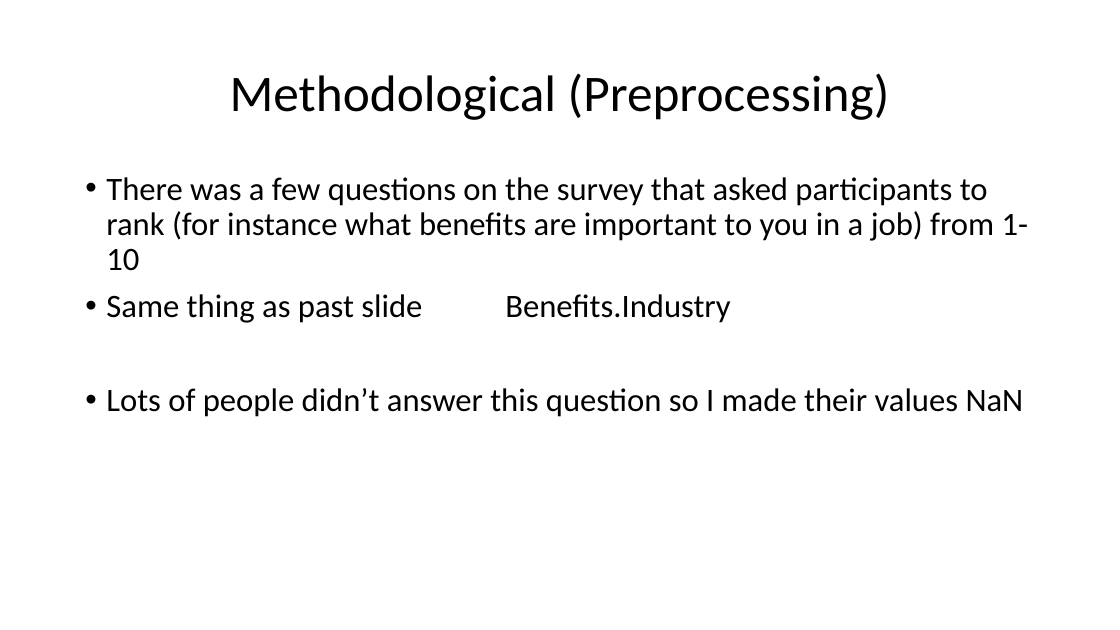
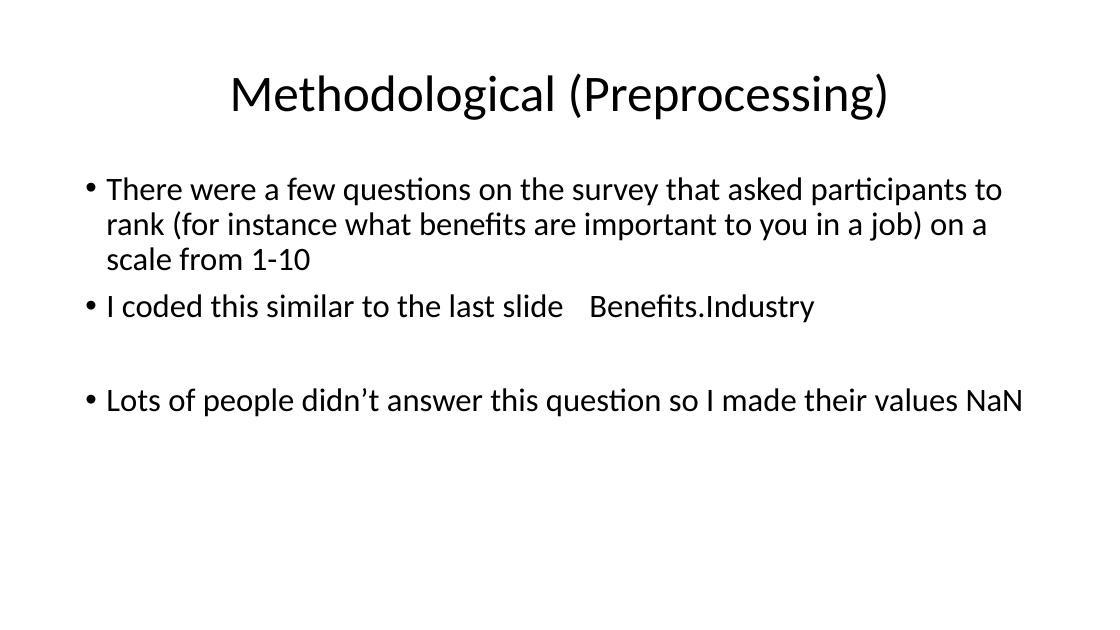
Before and after one commit to Iotaslair/DM-ML-Personal-Project, a slide deck: slide 10 of Presentation.pptx. Drawn at 1120x630 pixels with LibreOffice and Linux fonts; fonts in the diff are those of the drawing. Boxes give left, top, right and bottom in pixels: in the first picture for what was removed or moved away, otherwise in the second. Text is boxed around its words. In the diff, an @@ line names an element or a change of style, - is before the commit and + after.

Commit message:
presentation update P1 finished

```diff
--- a/Presentation.pptx
+++ b/Presentation.pptx
@@ text at box(106, 177, 1003, 323): text changed @@
-• There was a few questions on the survey that asked participants to rank (for instance what benefits are important to you in a job) from 1-10
-• Same thing as past slide Benefits.Industry
+• There were a few questions on the survey that asked participants to rank (for instance what benefits are important to you in a job) on a scale from 1-10
+• I coded this similar to the last slide Benefits.Industry
```
Also in this commit, not shown: 11 other slides changed, 1 slide added, 1 other file.
